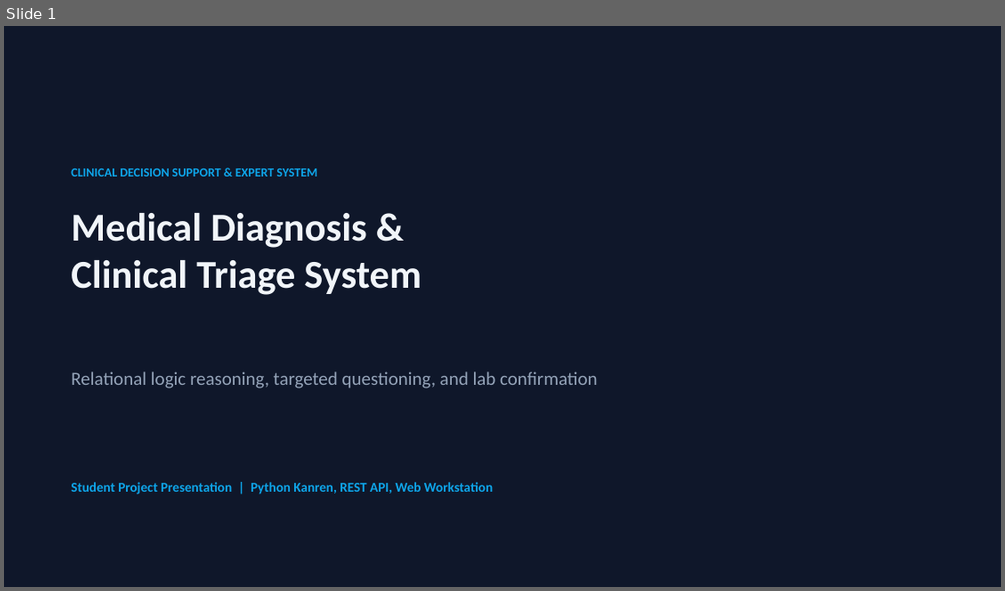
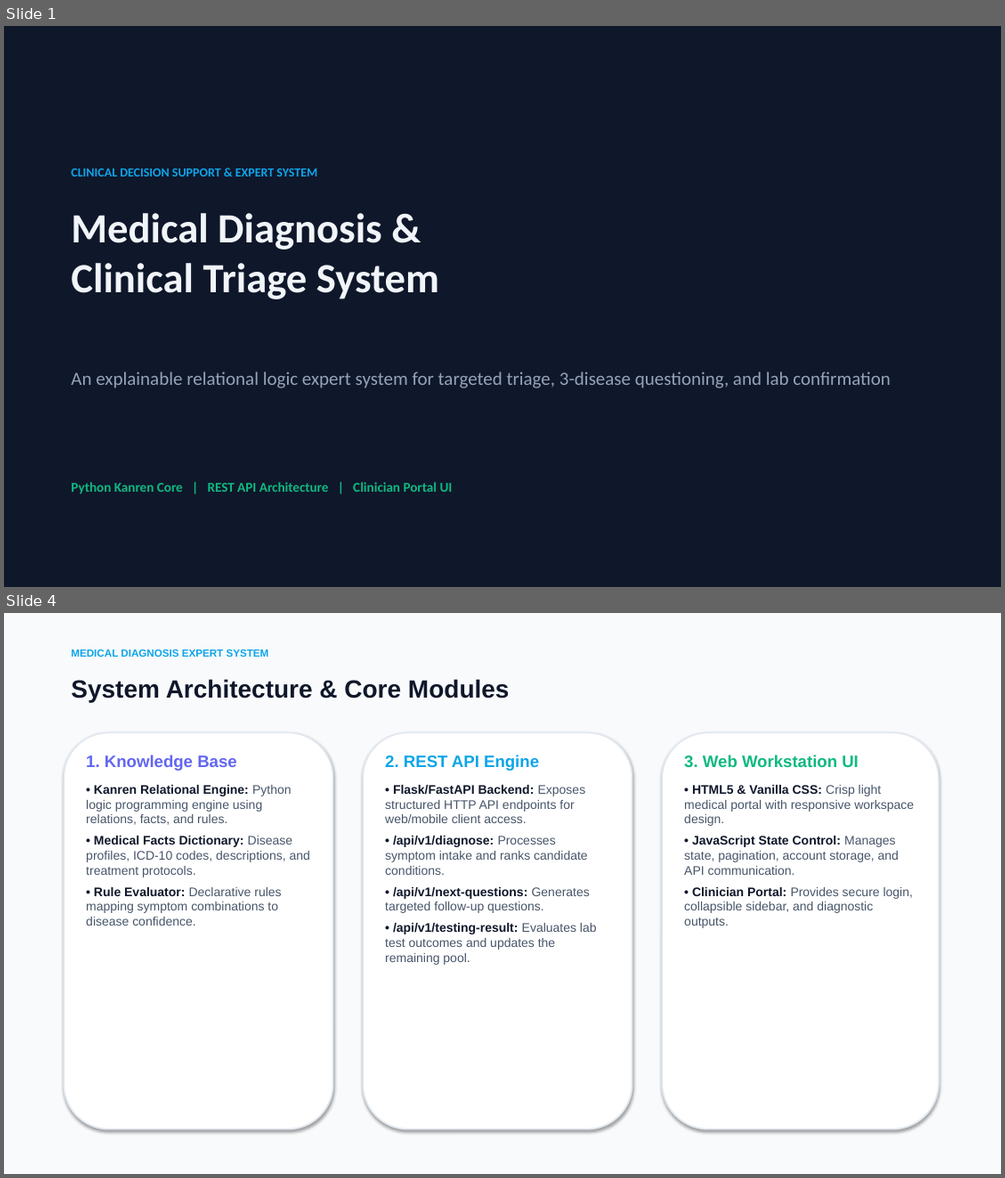
Before and after one commit to wmmandela/medical_diagnosis, a slide deck: presentation/Medical_Diagnosis_System_Presentation.pptx. Shown one above the other, each under a label of ours: slide 1 before the commit, slides 1 and 4 after it; the slides between them are not shown. The pictures are 1005x591 and 1005x1178 pixels, drawn with LibreOffice and Linux fonts; fonts in the diff are those of the drawing. Boxes give left, top, right and bottom in pixels: in the first picture for what was removed or moved away, otherwise in the second. Text is boxed around its words. In the diff, an @@ line names an element or a change of style, - is before the commit and + after.

Commit message:
docs: replace image screenshots with high-quality vector content cards, visual indicators, and vibrant clinical colors

```diff
--- a/presentation/Medical_Diagnosis_System_Presentation.pptx
+++ b/presentation/Medical_Diagnosis_System_Presentation.pptx
@@ slide 4 added at [4, 613, 1001, 1174], background #F8FAFC @@
@@ text added at [71, 649, 269, 657], 10 pt, text #0EA5E9, bold @@
+MEDICAL DIAGNOSIS EXPERT SYSTEM
@@ text added at [71, 679, 510, 702], 24 pt, text #0F172A, bold @@
+System Architecture & Core Modules
@@ rounded rectangle added at [64, 732, 333, 1129], fill #FFFFFF, outline #E2E8F0 1.5 pt @@
@@ rounded rectangle added at [363, 732, 632, 1129], fill #FFFFFF, outline #E2E8F0 1.5 pt @@
@@ rounded rectangle added at [662, 732, 938, 1129], fill #FFFFFF, outline #E2E8F0 1.5 pt @@
@@ text added at [86, 755, 310, 925], 12 pt, text #475569 @@
+1. Knowledge Base
+• Kanren Relational Engine: Python logic programming engine using relations, facts, and rules.
+• Medical Facts Dictionary: Disease profiles, ICD-10 codes, descriptions, and treatment protocols.
+• Rule Evaluator: Declarative rules mapping symptom combinations to disease confidence.
@@ text added at [385, 755, 597, 965], 12 pt, text #475569 @@
+2. REST API Engine
+• Flask/FastAPI Backend: Exposes structured HTTP API endpoints for web/mobile client access.
+• /api/v1/diagnose: Processes symptom intake and ranks candidate conditions.
+• /api/v1/next-questions: Generates targeted follow-up questions.
+• /api/v1/testing-result: Evaluates lab test outcomes and updates the remaining pool.
@@ text added at [684, 755, 914, 928], 12 pt, text #475569 @@
+3. Web Workstation UI
+• HTML5 & Vanilla CSS: Crisp light medical portal with responsive workspace design.
+• JavaScript State Control: Manages state, pagination, account storage, and API communication.
+• Clinician Portal: Provides secure login, collapsible sidebar, and diagnostic outputs.
@@ slide 1 changed as well @@
@@ text "Medical Diagnosis & Clinical Triage ..." at [71, 213, 439, 299]: size 38 to 40 pt @@
@@ text at [71, 371, 890, 388]: text changed @@
-Relational logic reasoning, targeted questioning, and lab confirmation
+An explainable relational logic expert system for targeted triage, 3-disease questioning, and lab confirmation
@@ text at [71, 482, 453, 494]: text changed; text colour #0EA5E9 to #10B981 @@
-Student Project Presentation | Python Kanren, REST API, Web Workstation
+Python Kanren Core | REST API Architecture | Clinician Portal UI
```
Also in this commit, not shown: 3 other slides changed, 5 other slides added, 2 slides removed, 1 other file.
